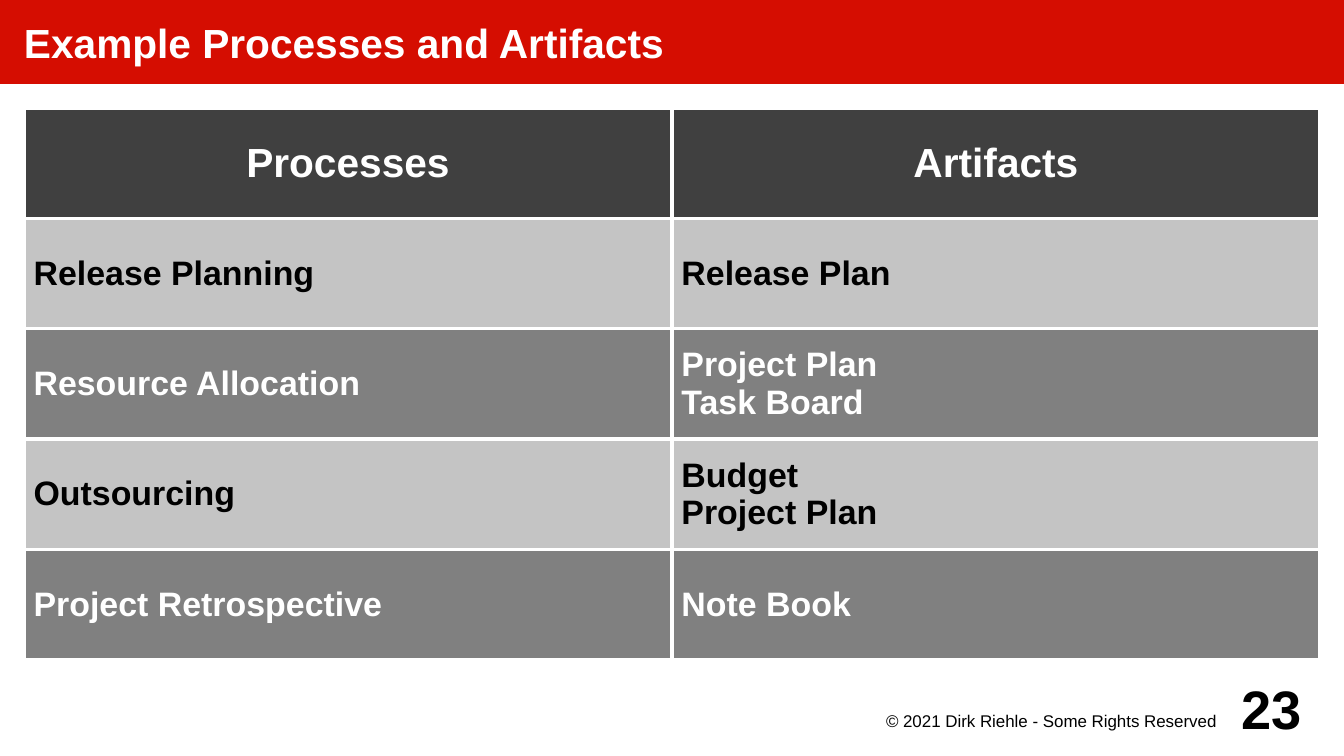
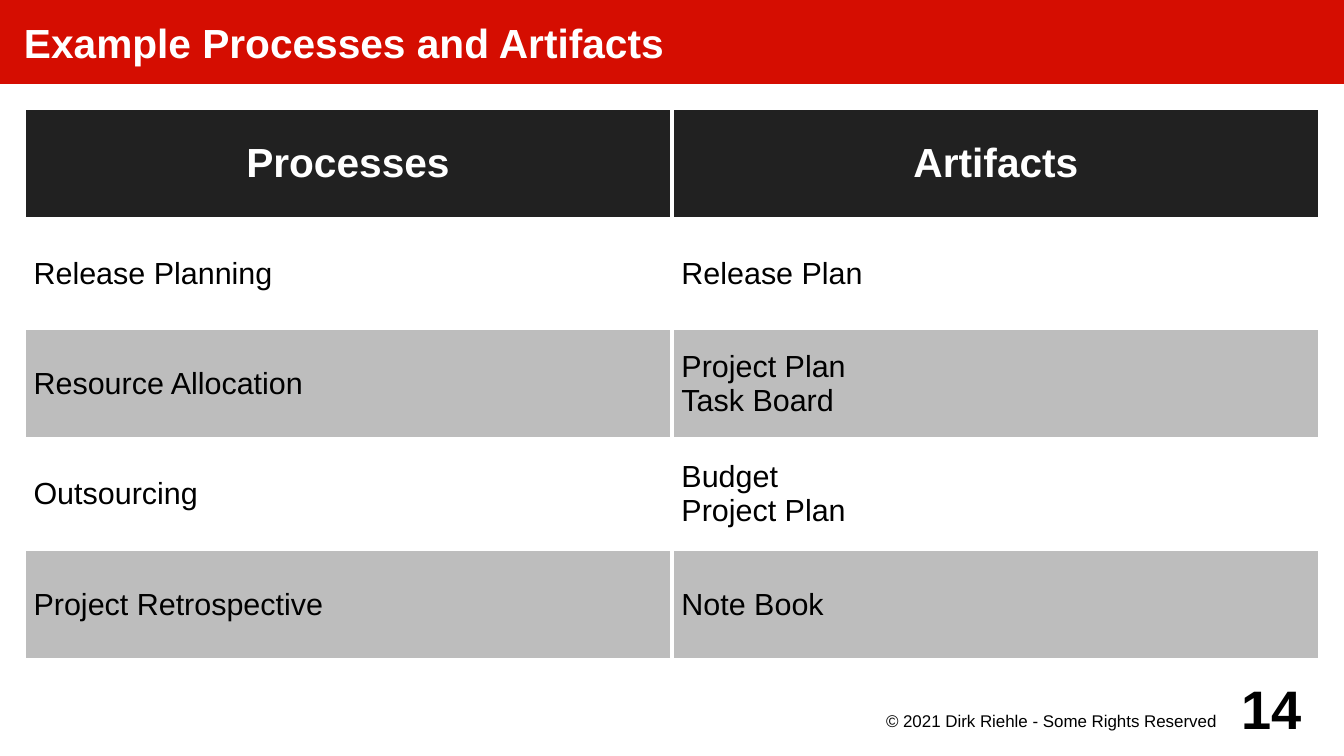
Before and after one commit to dirkriehle/amos-course, a slide deck: slide 14 of Lecture slides/AMOS C01 - Software Processes.odp (slide 23 before the commit). Drawn at 1344x756 pixels with LibreOffice and Linux fonts; fonts in the diff are those of the drawing. Boxes give left, top, right and bottom in pixels: in the first picture for what was removed or moved away, otherwise in the second. Text is boxed around its words. In the diff, an @@ line names an element or a change of style, - is before the commit and + after.

```diff
--- a/Lecture slides/AMOS C01 - Software Processes.odp
+++ b/Lecture slides/AMOS C01 - Software Processes.odp
@@ table at [24, 109, 1321, 661] @@
@@ fill #404040 to #212121 in row 1 @@
@@ fill #C4C4C4 to #FFFFFF in 4 cells @@
@@ fill #808080 to #BDBDBD in 4 cells @@
@@ size 20 to 18 pt, bold off in "Release Planning", "Release Plan", "Resource Allocation", "Project Plan" and 6 more places @@
@@ text colour #FFFFFF to #000000 in "Resource Allocation", "Project Plan", "Task Board", "Project Retrospective" and 1 more places @@
@@ page number at [1242, 691, 1302, 729]: text changed @@
-23
+14
```
Also in this commit, not shown: 11 other slides changed, 20 slides added, 7 slides removed, 18 other files.
